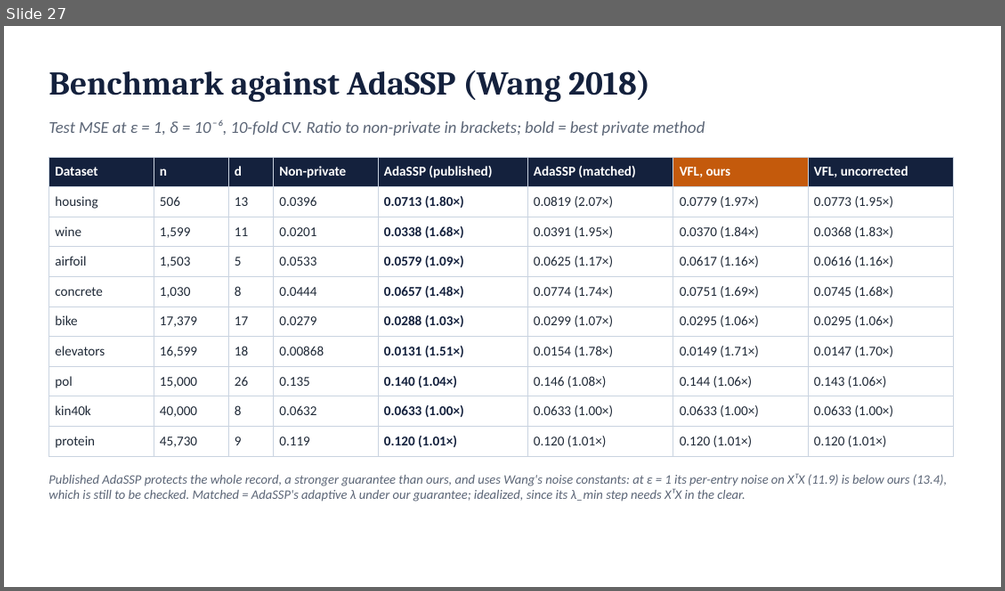
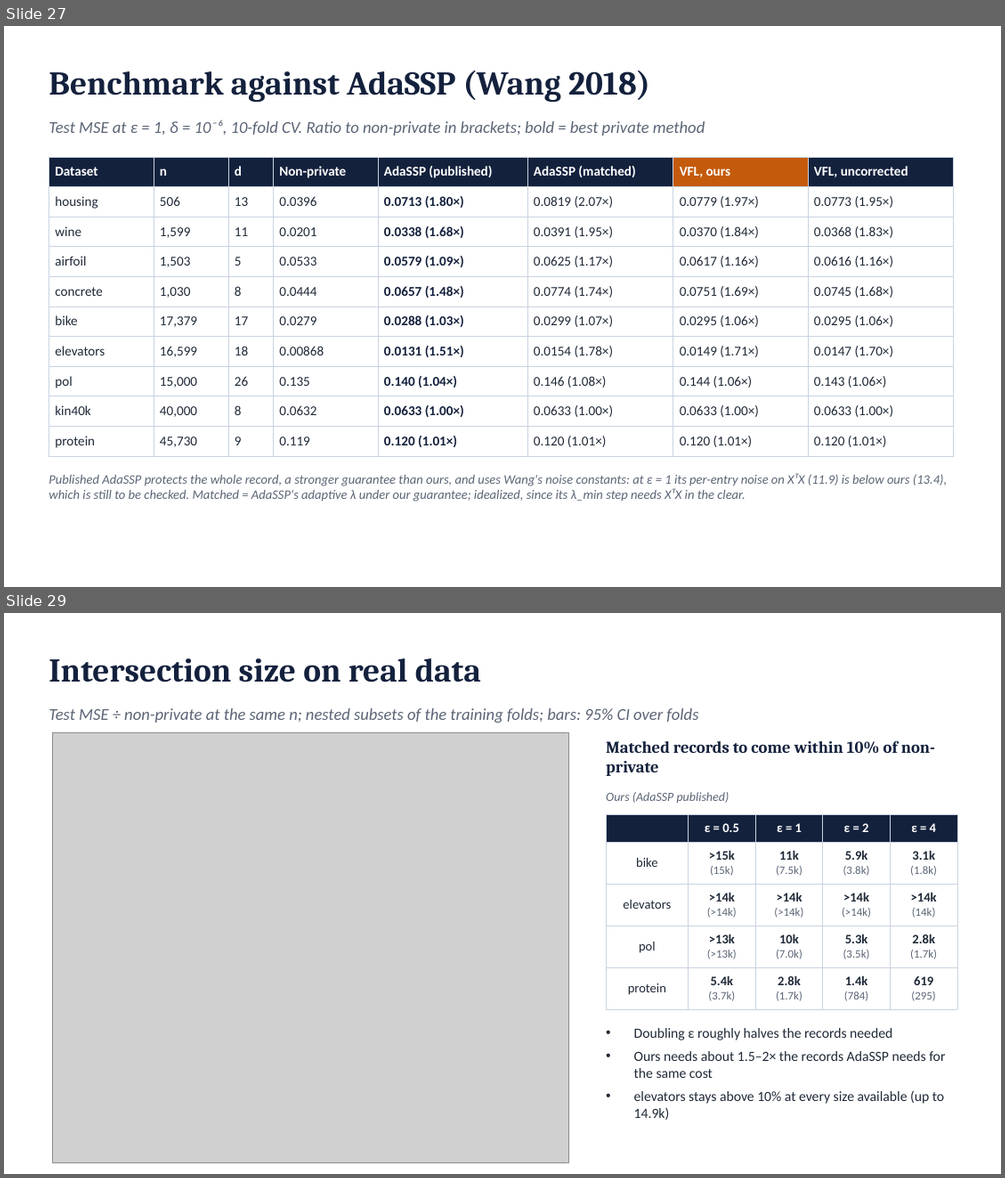
Before and after one commit to shukabh/VerticalFederatedRegression, a slide deck: slides/vfl_scenarioB_deck.pptx. Shown one above the other, each under a label of ours: slide 27 before the commit, slides 27 and 29 after it; the slides between them are not shown. The pictures are 1005x591 and 1005x1178 pixels, drawn with LibreOffice and Linux fonts; fonts in the diff are those of the drawing; grey boxes stand for pictures. Boxes give left, top, right and bottom in pixels: in the first picture for what was removed or moved away, otherwise in the second. Text is boxed around its words. In the diff, an @@ line names an element or a change of style, - is before the commit and + after.

```diff
--- a/slides/vfl_scenarioB_deck.pptx
+++ b/slides/vfl_scenarioB_deck.pptx
@@ slide 29 added at bbox=[4, 613, 1001, 1174], background #FFFFFF @@
@@ text added at bbox=[48, 658, 481, 682], 32 pt, text #14213D, bold @@
+Intersection size on real data
@@ text added at bbox=[48, 708, 698, 722], 16 pt, text #5B6576, italic @@
+Test MSE ÷ non-private at the same n; nested subsets of the training folds; bars: 95% CI over folds
@@ picture added at bbox=[53, 732, 568, 1163] @@
@@ text added at bbox=[606, 740, 935, 776], 16 pt, text #14213D, bold @@
+Matched records to come within 10% of non-private
@@ text added at bbox=[606, 792, 729, 803], 12 pt, text #5B6576, italic @@
+Ours (AdaSSP published)
@@ table added at bbox=[606, 815, 957, 1005], 5 rows, 5 columns @@
+ | ε = 0.5 | ε = 1 | ε = 2 | ε = 4
+bike | >15k / (15k) | 11k / (7.5k) | 5.9k / (3.8k) | 3.1k / (1.8k)
+elevators | >14k / (>14k) | >14k / (>14k) | >14k / (>14k) | >14k / (14k)
+pol | >13k / (>13k) | 10k / (7.0k) | 5.3k / (3.5k) | 2.8k / (1.7k)
+protein | 5.4k / (3.7k) | 2.8k / (1.7k) | 1.4k / (784) | 619 / (295)
@@ text added at bbox=[634, 1028, 945, 1119], 13.5 pt, text #1F2937 @@
+• Doubling ε roughly halves the records needed
+• Ours needs about 1.5–2× the records AdaSSP needs for the same cost
+• elevators stays above 10% at every size available (up to 14.9k)
```
Also in this commit, not shown: 2 slides changed, 1 slide removed, 9 other files.
